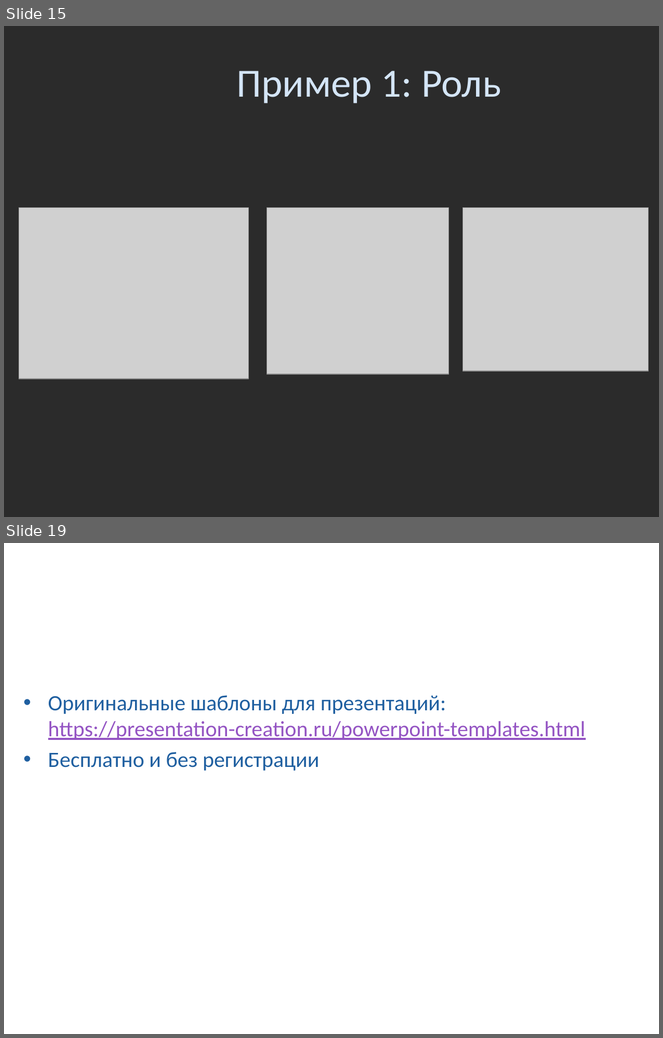
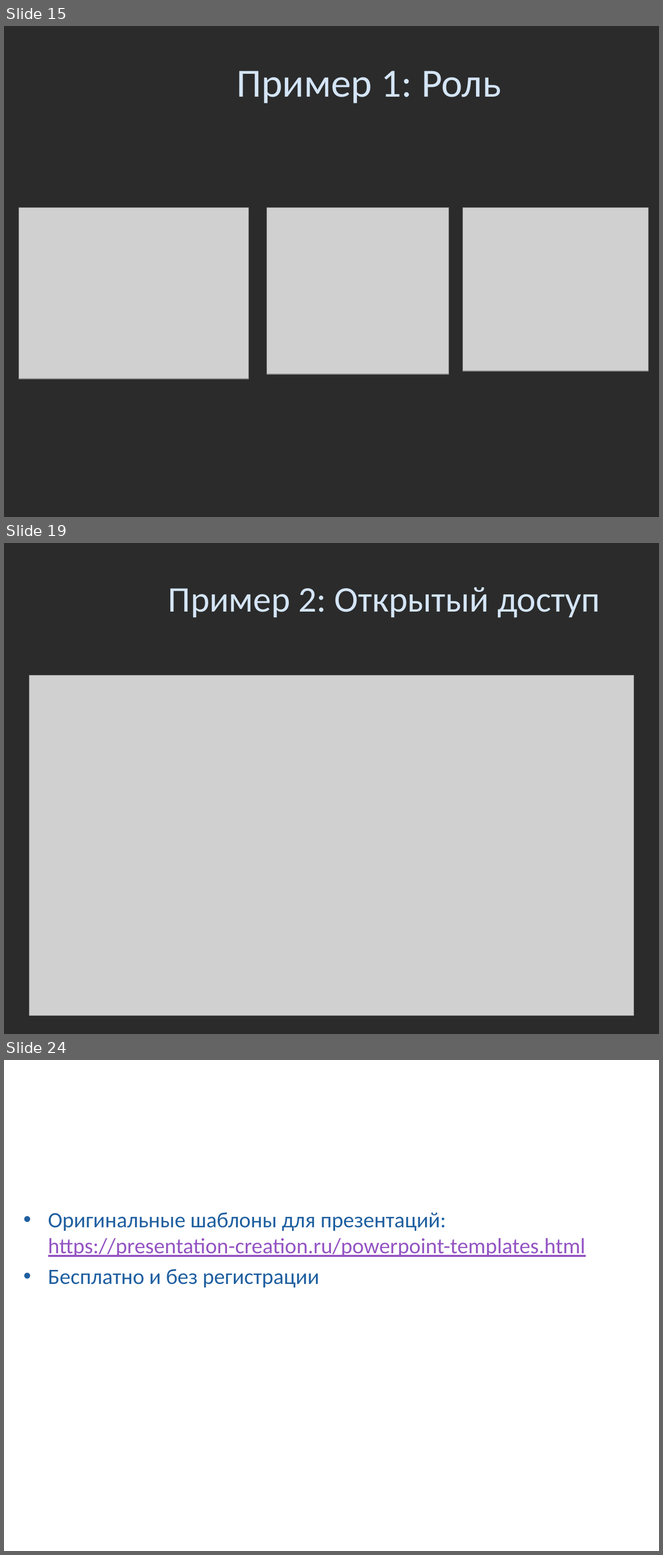
Before and after one commit to SkibaSAY/Doclad_Sniffers, a slide deck: Доклад_Снифферы.pptx. Shown one above the other, each under a label of ours: slides 15 and 19 before the commit, slides 15, 19 and 24 after it; the slides between them are not shown. The pictures are 663x1038 and 663x1555 pixels, drawn with LibreOffice and Linux fonts; fonts in the diff are those of the drawing; grey boxes stand for pictures; background and template pictures are left out; a plain dark background stands for a picture behind light text. Boxes give left, top, right and bottom in pixels: in the first picture for what was removed or moved away, otherwise in the second. Text is boxed around its words. In the diff, an @@ line names an element or a change of style, - is before the commit and + after.

```diff
--- a/Доклад_Снифферы.pptx
+++ b/Доклад_Снифферы.pptx
@@ slide 19 added at (4, 543, 659, 1034), background picture (left out) @@
@@ title added at (168, 587, 600, 618), 39.6 pt, text #D4E5F7 @@
+Пример 2: Открытый доступ
@@ picture added at (29, 676, 634, 1016) @@
@@ what was slide 19 is now slide 24 @@
```
Also in this commit, not shown: 4 slides changed, 4 other slides added.
